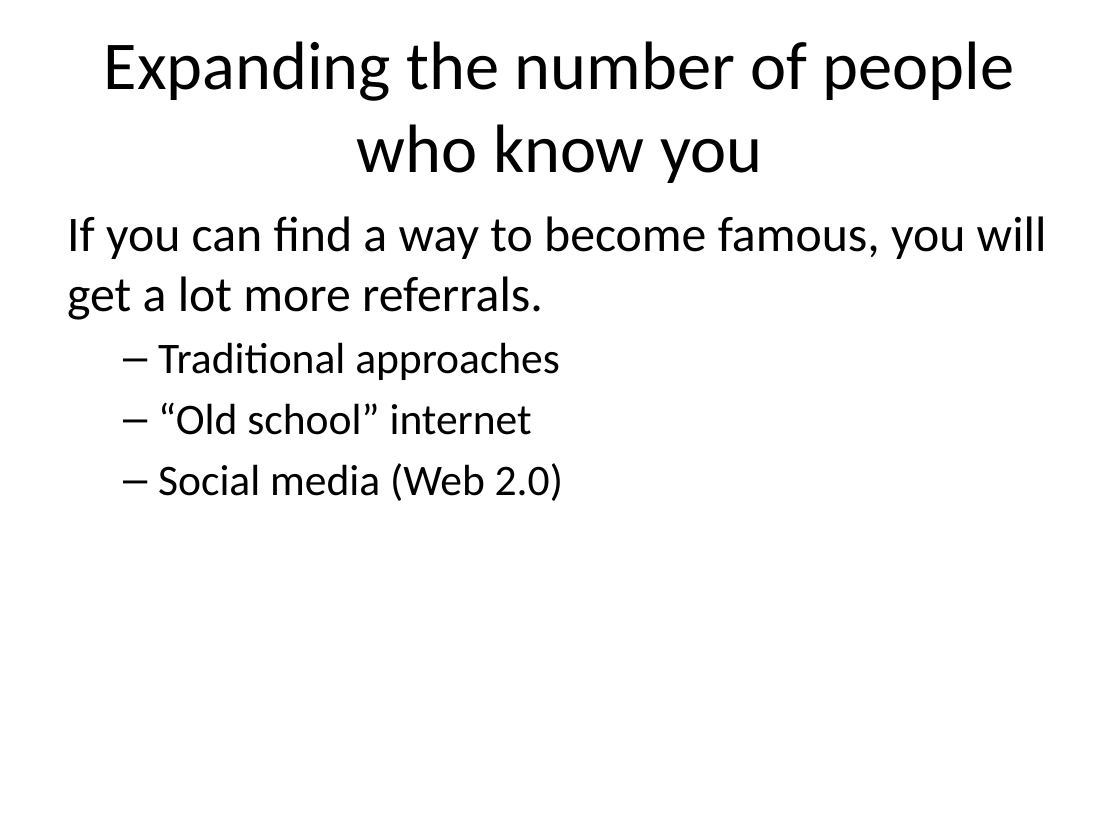
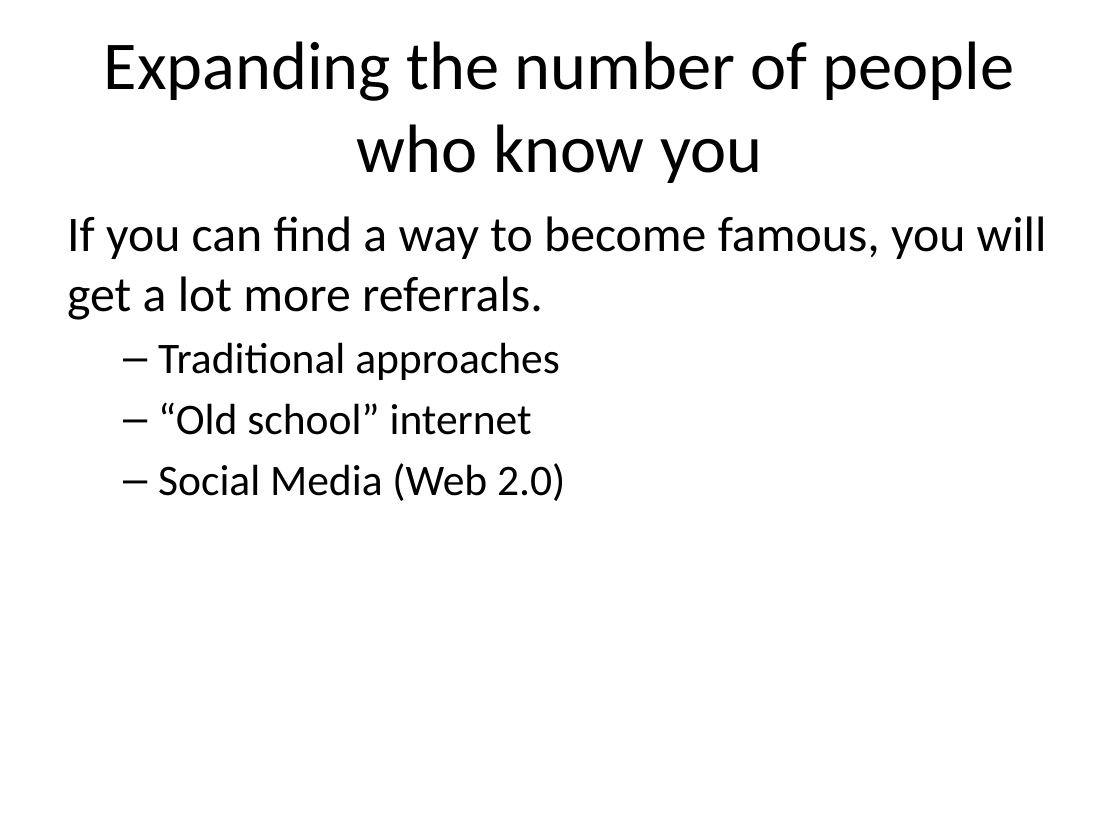
Before and after one commit to pmean/finding-customers, a slide deck: slide 17 of finding-customers.pptx (slide 15 before the commit). Drawn at 1120x840 pixels with LibreOffice and Linux fonts; fonts in the diff are those of the drawing. Boxes give left, top, right and bottom in pixels: in the first picture for what was removed or moved away, otherwise in the second. Text is boxed around its words. In the diff, an @@ line names an element or a change of style, - is before the commit and + after.

```diff
--- a/finding-customers.pptx
+++ b/finding-customers.pptx
@@ text at <box>158,463,565,501</box>: text changed @@
-  – Social media (Web 2.0)
+  – Social Media (Web 2.0)
```
Also in this commit, not shown: 8 other slides changed, 9 slides added, 1 other file.
